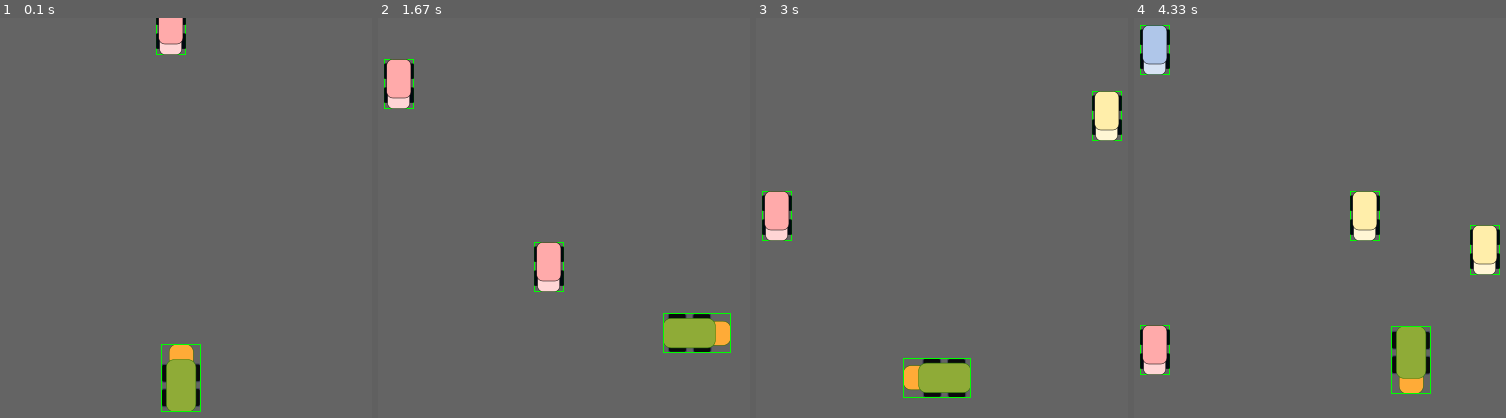
Above: before the commit, frames 1-4 (left to right).
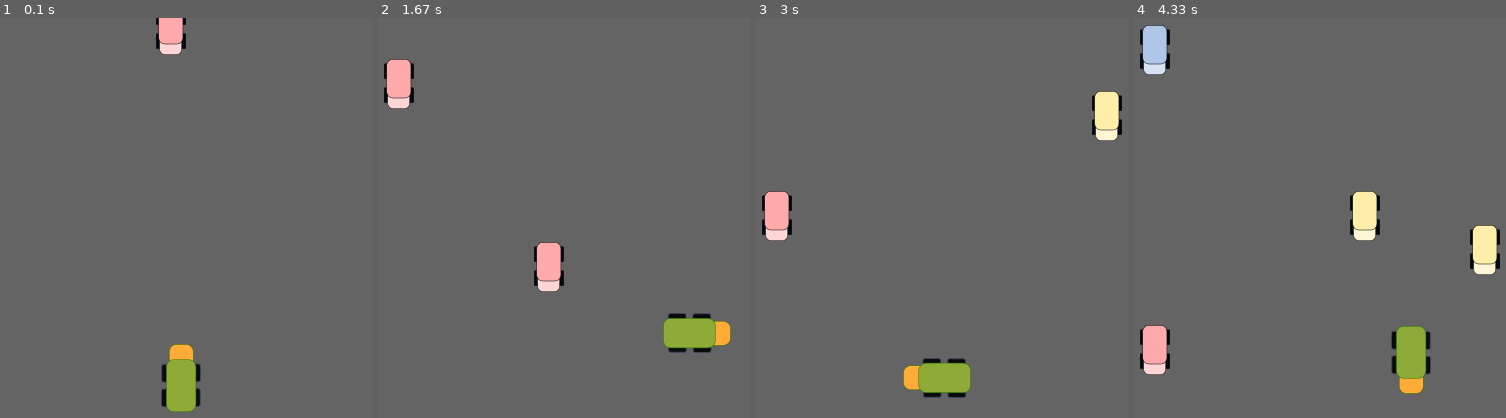
Above: after the commit, the same moments.

Repository: demianruban/my-repo
Game: pygame game, started from game/cars.py
Same seed, same stepped clock (60 frames per second), same inputs: the game is played once before the commit and once after it.
Inputs:
- Up to frame 1 (0.1 s): no input
- Up to frame 2 (1.67 s): hold Right 0.33-0.8 s; hold Up 0.83-1.13 s; hold Right 1.17-1.63 s
- Up to frame 3 (3 s): hold Left 1.67-2.2 s; hold Down 2.23-2.53 s; hold Left 2.57-2.97 s
- Up to frame 4 (4.33 s): hold Up 3-3.37 s; hold Right 3.4-4.03 s; hold Down from 4.07 s (still down)

The runs differ from the first frame. In frame 1, 0.2% of the frame differs, in the area x 41-55%, y 1-99%; in frame 2, 0.2%; in frame 3, 0.2%; in frame 4, 0.3%, in the area x 1-99%, y 1-94%.

Commit message:
commented test() function call
added test feature that shows rect of objects on the screen.

Diff:
--- a/game/cars.py
+++ b/game/cars.py
@@ -109,7 +109,7 @@
     rect = rot.get_rect(center=rect.center)
     sc.blit(rot, rect)
     ###########
-    test()
+    #test()
     ###########
     cars.draw(sc)
     pygame.display.update()
